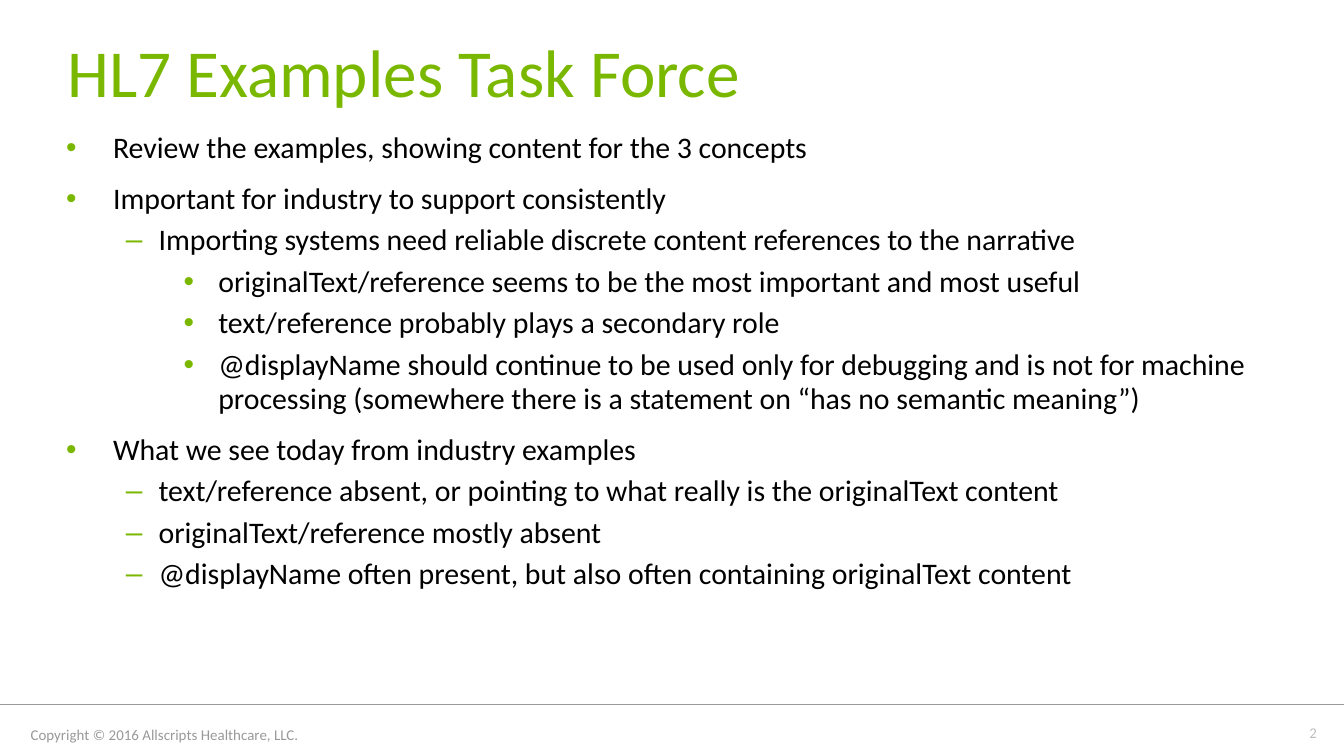
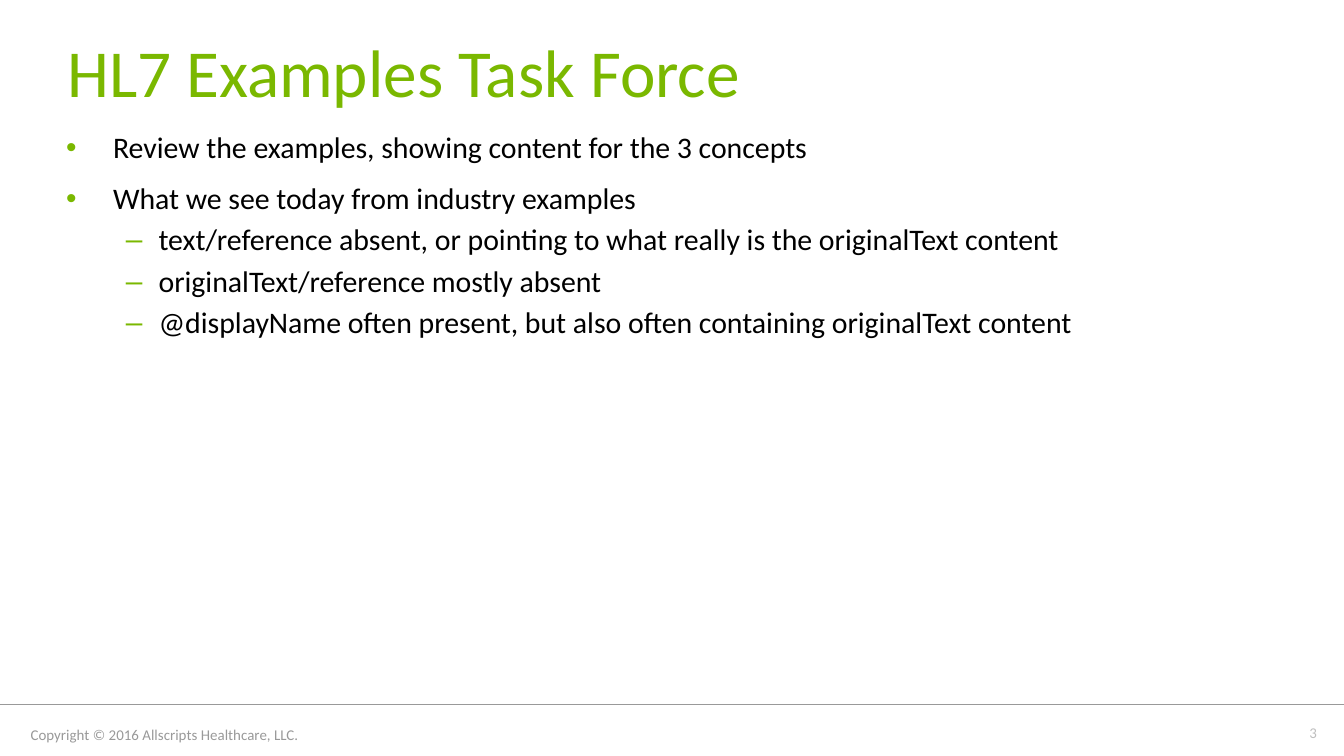
Before and after one commit to jddamore/HL7-Task-Force-Examples, a slide deck: slide 3 of discrete entry to narrative references.pptx (slide 2 before the commit). Drawn at 1344x756 pixels with LibreOffice and Linux fonts; fonts in the diff are those of the drawing; background and template pictures are left out. Boxes give left, top, right and bottom in pixels: in the first picture for what was removed or moved away, otherwise in the second. Text is boxed around its words. In the diff, an @@ line names an element or a change of style, - is before the commit and + after.

Commit message:
updated slides
broke out points about text and originalText into a separate slide

```diff
--- a/discrete entry to narrative references.pptx
+++ b/discrete entry to narrative references.pptx
@@ text at (x1=113, y1=188, x2=1245, y2=414): paragraphs removed @@
-• Important for industry to support consistently
-  – Importing systems need reliable discrete content references to the narrative
-    • originalText/reference seems to be the most important and most useful
-    • text/reference probably plays a secondary role
-    • @displayName should continue to be used only for debugging and is not for machine processing (somewhere there is a statement on “has no semantic meaning”)
```
Also in this commit, not shown: 1 slide added.
